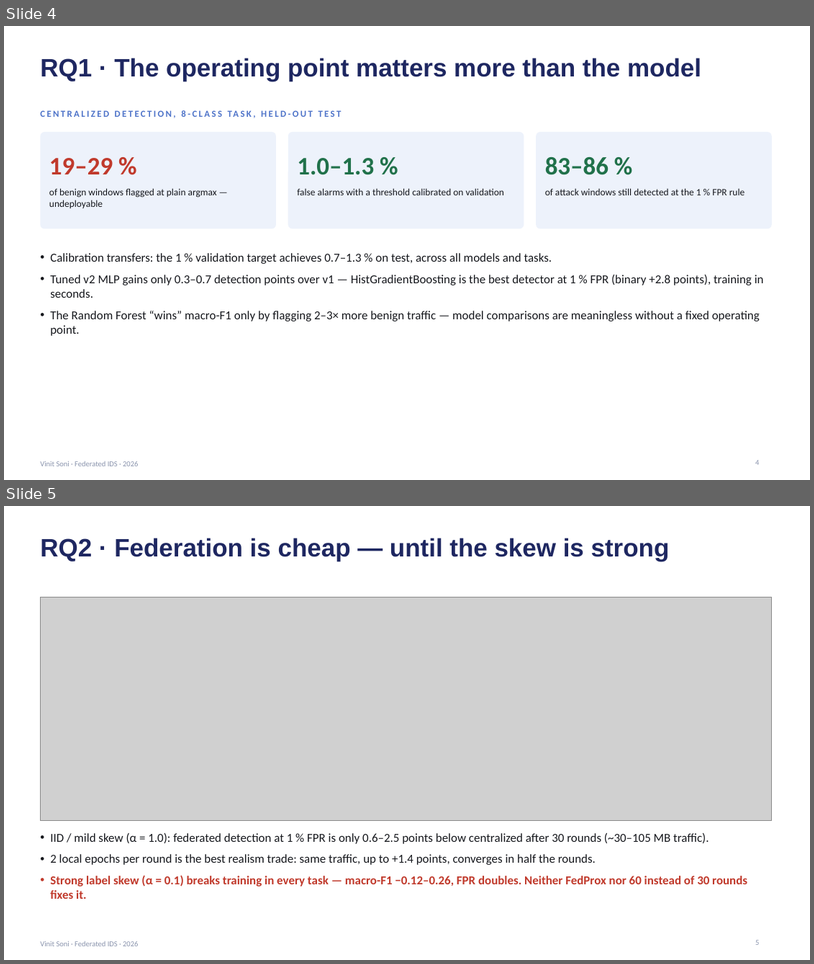
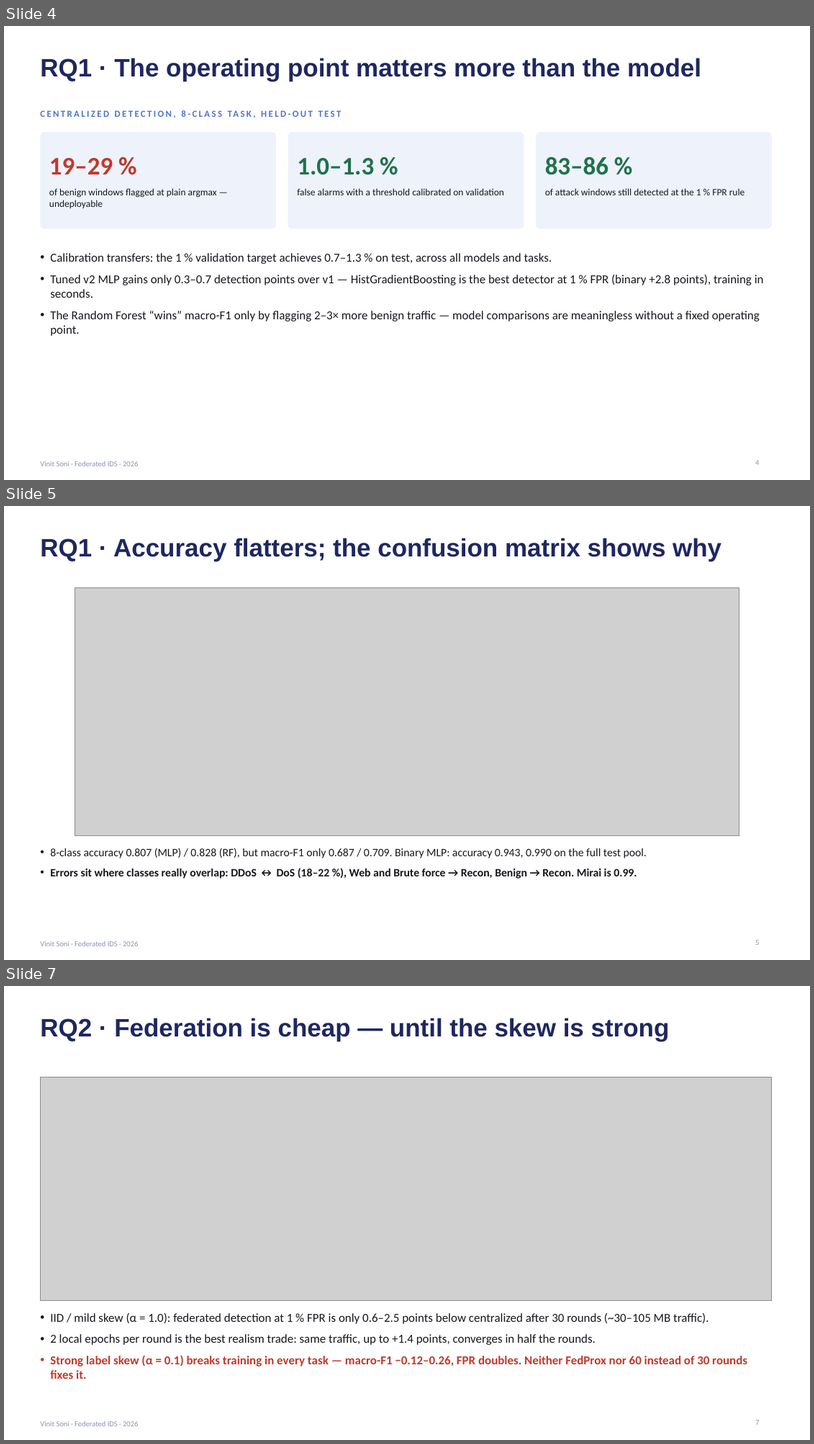
Before and after one commit to vinitsoni03/federated-ids, a slide deck: reports/final_slides.pptx. Shown one above the other, each under a label of ours: slides 4 and 5 before the commit, slides 4, 5 and 7 after it; the slides between them are not shown. The pictures are 814x964 and 814x1444 pixels, drawn with LibreOffice and Linux fonts; fonts in the diff are those of the drawing; grey boxes stand for pictures. Boxes give left, top, right and bottom in pixels: in the first picture for what was removed or moved away, otherwise in the second. Text is boxed around its words. In the diff, an @@ line names an element or a change of style, - is before the commit and + after.

Commit message:
Written deliverables: final report update, literature review, IEEE paper, slides
- reports/final_report: comparison with published work (Neto 2023, Bilal 2026,
  Nayak & Reddy 2026, Kampourakis 2026), results matrix with accuracy, 8-class
  per-class table, confusion matrices; rebuilt .docx/.pdf (23 p.)
- reports/literature_review.{md,docx,pdf}: detailed comparison with the
  closest published studies (16 p.)
- paper/: IEEE conference paper (main.tex, refs.bib, figures) for Overleaf
- reports/final_slides: 15 slides, adds confusion-matrix and comparison slides
- scripts/build_docs.py, make_doc_figures.py, make_demo_video.py

```diff
--- a/reports/final_slides.pptx
+++ b/reports/final_slides.pptx
@@ slide 5 added at <box>4,506,810,960</box>, background #FFFFFF; not listed: 1 template element that a slide beside it also shows @@
@@ title added at <box>40,538,722,561</box>, 30 pt, text #1E2761, bold @@
+RQ1 · Accuracy flatters; the confusion matrix shows why
@@ picture added at <box>75,587,741,836</box> @@
@@ text added at <box>50,847,647,878</box>, 13.5 pt, text #15171C @@
+• 8-class accuracy 0.807 (MLP) / 0.828 (RF), but macro-F1 only 0.687 / 0.709. Binary MLP: accuracy 0.943, 0.990 on the full test pool.
+• Errors sit where classes really overlap: DDoS ↔ DoS (18–22 %), Web and Brute force → Recon, Benign → Recon. Mirai is 0.99.
@@ page number added at <box>756,939,759,944</box>, 9 pt, text #8A94AD @@
+5
@@ what was slide 5 is now slide 7 @@
```
Also in this commit, not shown: 1 other slide added, 24 other files.
